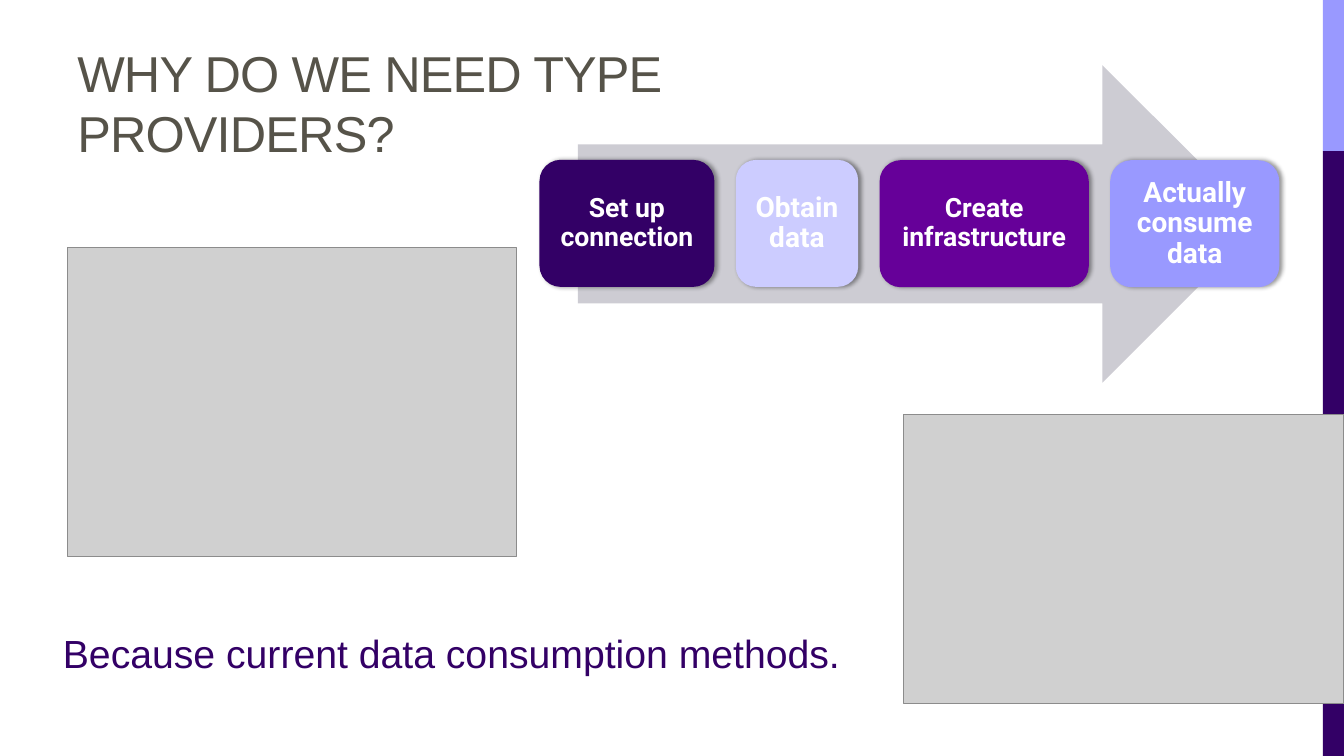
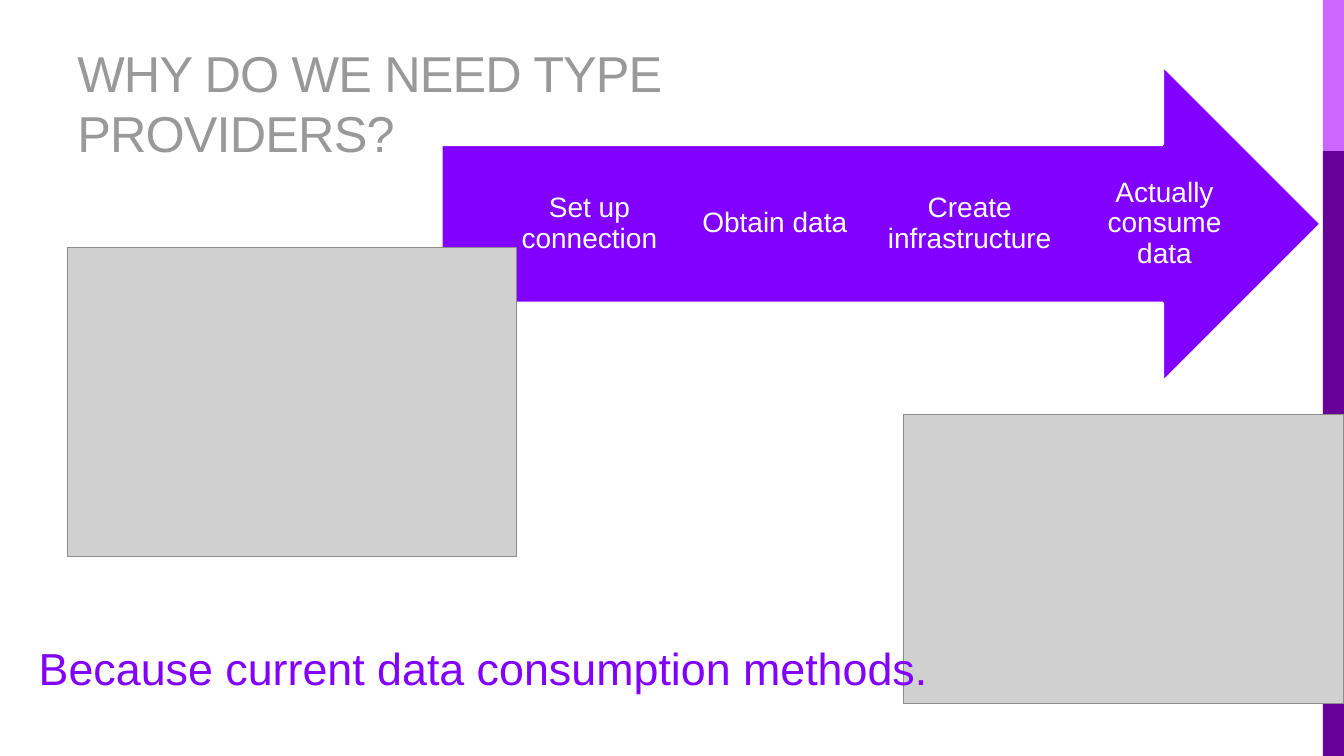
Before and after one commit to rachelblasucci/Current-Talks, a slide deck: slide 7 of Type Providers/Type Providers.pptx (slide 5 before the commit). Drawn at 1344x756 pixels with LibreOffice and Linux fonts; fonts in the diff are those of the drawing; grey boxes stand for pictures. Boxes give left, top, right and bottom in pixels: in the first picture for what was removed or moved away, otherwise in the second. Text is boxed around its words. In the diff, an @@ line names an element or a change of style, - is before the commit and + after.

```diff
--- a/Type Providers/Type Providers.pptx
+++ b/Type Providers/Type Providers.pptx
@@ title "WHY DO WE NEED TYPE ..." at (x1=77, y1=57, x2=662, y2=153): text colour #565349 to #999999 @@
@@ rectangle at (x1=1323, y1=0, x2=1344, y2=151): fill #9999FF to #CC66FF @@
@@ right arrow resized from (x1=578, y1=66, x2=1261, y2=383) to (x1=442, y1=66, x2=1322, y2=383) @@
@@ right arrow at (x1=442, y1=66, x2=1322, y2=383): fill #CECCD3 to #8200FF; outline none to #FFFFFF 2.25 pt @@
@@ text "Set up connection" at (x1=522, y1=197, x2=658, y2=249): size 19 to 20 pt, font Roboto to Arial, bold off @@
@@ text "Set up connection" moved from (x1=561, y1=198, x2=694, y2=247) to (x1=522, y1=197, x2=658, y2=249) @@
@@ text "Obtain data" at (x1=702, y1=211, x2=848, y2=233): font Roboto to Arial, bold off @@
@@ text "Obtain data" moved from (x1=756, y1=196, x2=839, y2=247) to (x1=702, y1=211, x2=848, y2=233) @@
@@ text "Create infrastructure" moved from (x1=902, y1=198, x2=1065, y2=247) to (x1=888, y1=197, x2=1051, y2=249) @@
@@ text "Create infrastructure" at (x1=888, y1=197, x2=1051, y2=249): size 19 to 20 pt, font Roboto to Arial, bold off @@
@@ text "Actually consume data" moved from (x1=1137, y1=181, x2=1253, y2=263) to (x1=1108, y1=181, x2=1222, y2=264) @@
@@ text "Actually consume data" at (x1=1108, y1=181, x2=1222, y2=264): font Roboto to Arial, bold off @@
@@ group removed at (x1=539, y1=160, x2=1279, y2=287): 4 rounded rectangles @@
@@ rectangle at (x1=1323, y1=151, x2=1344, y2=756): fill #330066 to #660099 @@
@@ text "Because current data consumption methods." moved from (x1=63, y1=639, x2=840, y2=676) to (x1=39, y1=650, x2=927, y2=694) @@
@@ text "Because current data consumption methods." at (x1=39, y1=650, x2=927, y2=694): size 28 to 32 pt, text colour #330066 to #8200FF @@
```
Also in this commit, not shown: 12 other slides changed, 2 slides added, 21 other files.
